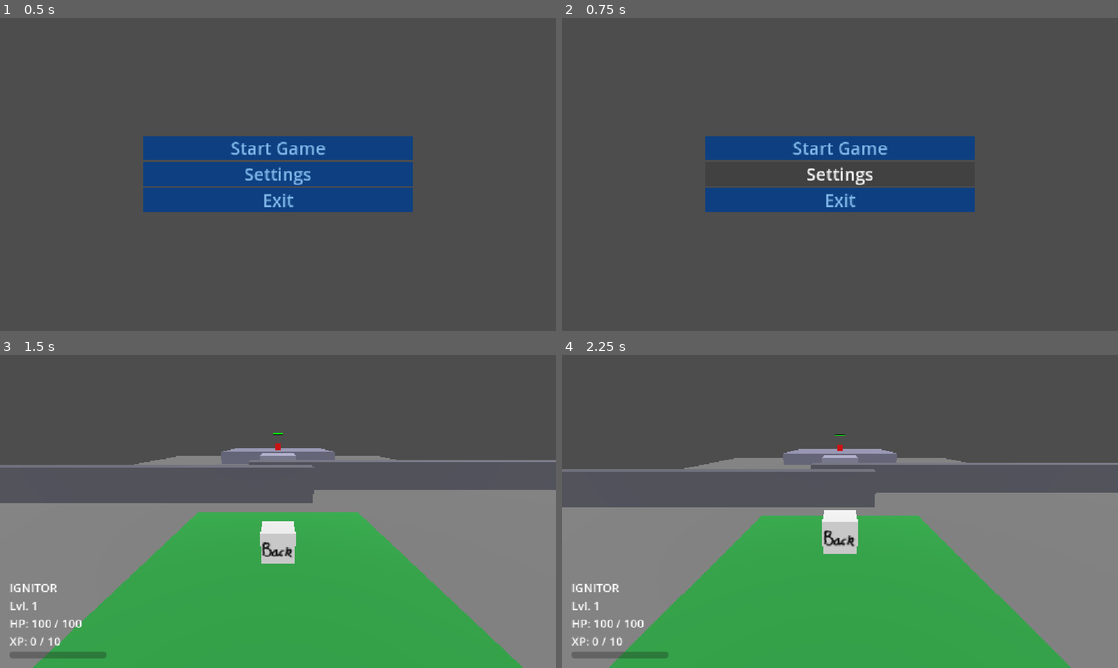
Above: before the commit, frames 1-4 (two rows, left to right).
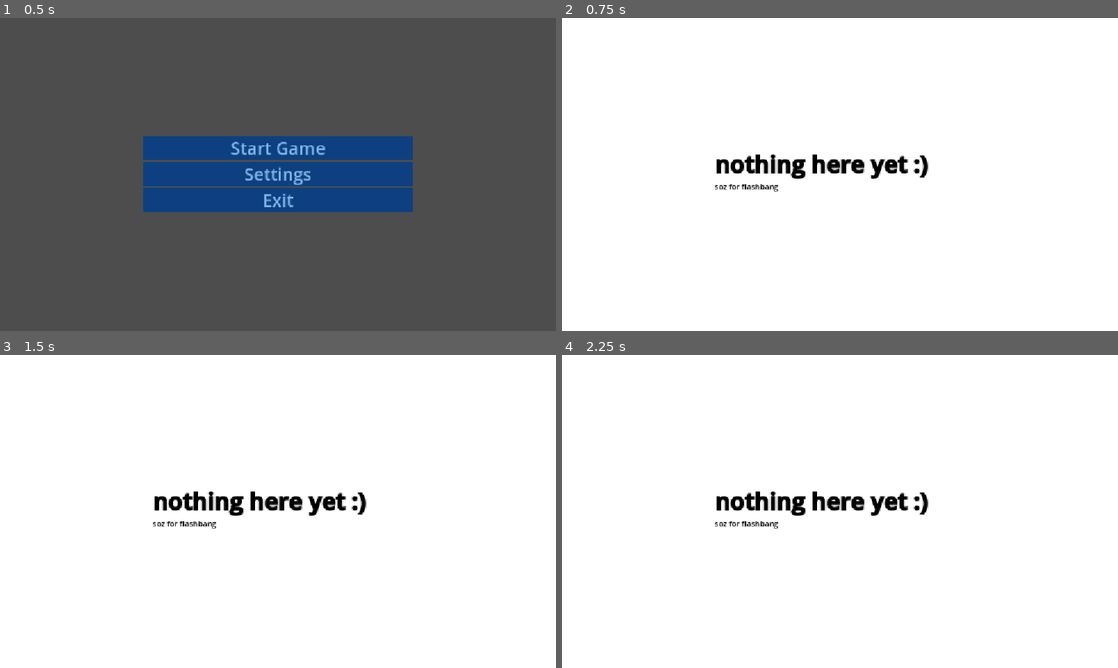
Above: after the commit, the same moments.

Repository: TheLucasus/game-definitely-not-claude
Game: Godot game, scene res://MainMenu.tscn
Two runs of this game, one before a commit and one after it. Both use one fixed random seed, a clock stepped at 60 frames per second and the inputs below.
Inputs (mouse positions are in pixels of both pictures, inside the frame that each line leads up to):
- Up to frame 1 (0.5 s): no input
- Up to frame 2 (0.75 s): click "Settings" at 0.5 s
- Up to frame 3 (1.5 s): click (278, 483) at 1.25 s, where only the run before the commit has a clickable "Start Game"
- Up to frame 4 (2.25 s): tap Enter (ui_accept) at 2 s; hold Right (ui_right) from 2.03 s (still down); tap Space at 2.1 s

Frame 1 is identical in both runs. In frame 2, 100% of the frame differs, in the area x 0-100%, y 0-100%; in frame 3, 99%; in frame 4, 99%.

Commit message:
Add files via upload

Diff:
--- a/camera_pivot.gd
+++ b/camera_pivot.gd
@@ -19,6 +19,9 @@
 
 var target_pitch_degrees = NORMAL_PITCH
 var raise_timer = 0.0
+
+# What the camera follows. null = the player. The flame spirit sets this.
+var follow_target = null
 
 @onready var player = get_node("../Player")
 
@@ -55,8 +58,11 @@
 		target_pitch_degrees = NORMAL_PITCH
 
 func _process(delta):
-	# Smoothly follow the player
-	var target_position = player.global_position + HEIGHT_OFFSET
+	# Smoothly follow the player (or the flame spirit while it is active)
+	var follow = player
+	if is_instance_valid(follow_target):
+		follow = follow_target
+	var target_position = follow.global_position + HEIGHT_OFFSET
 	global_position = global_position.lerp(target_position, FOLLOW_SPEED * delta)
 
 	# Smoothly rotate left/right
--- /dev/null
+++ b/flame_spirit.gd
@@ -0,0 +1,83 @@
+extends CharacterBody3D
+
+signal finished
+
+const SPEED = 7.0
+const ACCELERATION = 30.0
+const LAUNCH_SPEED = 14.0
+const LIFETIME = 3.0
+const RADIUS = 0.5
+const HEIGHT = 1.5
+
+var time_left = LIFETIME
+
+func _ready():
+	# Visual: translucent red cylinder
+	var mesh_instance = MeshInstance3D.new()
+	var mesh = CylinderMesh.new()
+	mesh.top_radius = RADIUS
+	mesh.bottom_radius = RADIUS
+	mesh.height = HEIGHT
+	mesh_instance.mesh = mesh
+	var material = StandardMaterial3D.new()
+	material.shading_mode = BaseMaterial3D.SHADING_MODE_UNSHADED
+	material.transparency = BaseMaterial3D.TRANSPARENCY_ALPHA
+	material.albedo_color = Color(1.0, 0.15, 0.1, 0.5)
+	mesh_instance.material_override = material
+	add_child(mesh_instance)
+
+	# Solid shape (so walls and platforms block it)
+	var collision = CollisionShape3D.new()
+	var shape = CylinderShape3D.new()
+	shape.radius = RADIUS
+	shape.height = HEIGHT
+	collision.shape = shape
+	add_child(collision)
+
+	# The spirit and the other characters (player, enemies) pass through each other
+	for node in get_tree().current_scene.get_children():
+		if node is CharacterBody3D and node != self:
+			add_collision_exception_with(node)
+			node.add_collision_exception_with(self)
+
+func launch(start_position, direction):
+	global_position = start_position
+	velocity = direction.normalized() * LAUNCH_SPEED
+
+func _physics_process(delta):
+	# End after 3 seconds
+	time_left -= delta
+	if time_left <= 0.0:
+		finished.emit()
+		queue_free()
+		return
+
+	if not is_on_floor():
+		velocity += get_gravity() * delta
+
+	var input_side = 0.0
+	var input_forward = 0.0
+	if Input.is_physical_key_pressed(KEY_W):
+		input_forward += 1
+	if Input.is_physical_key_pressed(KEY_S):
+		input_forward -= 1
+	if Input.is_physical_key_pressed(KEY_D):
+		input_side += 1
+	if Input.is_physical_key_pressed(KEY_A):
+		input_side -= 1
+
+	# Movement is relative to the camera, same as the player
+	var camera = get_viewport().get_camera_3d()
+	var forward = -camera.global_transform.basis.z
+	forward.y = 0
+	forward = forward.normalized()
+	var right = camera.global_transform.basis.x
+	right.y = 0
+	right = right.normalized()
+
+	var direction = (right * input_side + forward * input_forward).normalized()
+	var target_velocity = direction * SPEED
+	velocity.x = move_toward(velocity.x, target_velocity.x, ACCELERATION * delta)
+	velocity.z = move_toward(velocity.z, target_velocity.z, ACCELERATION * delta)
+
+	move_and_slide()
--- a/main.tscn
+++ b/main.tscn
@@ -104,6 +104,7 @@
 mesh = SubResource("BoxMesh_34yov")
 
 [node name="SpecialAOE" type="Area3D" parent="Player" unique_id=1699820856]
+visible = false
 
 [node name="CollisionShape3D" type="CollisionShape3D" parent="Player/SpecialAOE" unique_id=500251425]
 shape = SubResource("SphereShape3D_dgwa5")
--- a/main_menu.gd
+++ b/main_menu.gd
@@ -1,21 +1,9 @@
 extends Control
-
-
-# Called when the node enters the scene tree for the first time.
-func _ready() -> void:
-	pass # Replace with function body.
-
-
-# Called every frame. 'delta' is the elapsed time since the previous frame.
-func _process(delta: float) -> void:
-	pass
-
 func _on_start_button_pressed() -> void:
 	get_tree().change_scene_to_file("res://main.tscn")
 
 func _on_settings_button_pressed() -> void:
-	print("settings")
-
+	get_tree().change_scene_to_file("res://settings_menu.tscn")
 
 func _on_exit_button_pressed() -> void:
-	print("exit")
+	get_tree().quit()
--- a/player.gd
+++ b/player.gd
@@ -9,9 +9,18 @@
 const JUMP_VELOCITY = 5.0
 const XP_PER_LEVEL = 10
 const ATTACK_ACTIVE_TIME = 0.15
-const ATTACK_COOLDOWN = 0.35
+const ATTACK_COOLDOWN = 0.1
+const COMBO_WINDOW = 0.6
+const FINISHER_COOLDOWN = 0.4
+const COMBO = [
+	{"kind": "horizontal", "from": -60.0, "to": 60.0},
+	{"kind": "horizontal", "from": 60.0, "to": -60.0},
+	{"kind": "vertical", "from": 70.0, "to": -20.0},
+]
+const SWING_RADIUS = 1.5
 const SPECIAL_ACTIVE_TIME = 0.2
 const SPECIAL_COOLDOWN = 2.0
+const FlameSpirit = preload("res://flame_spirit.gd")
 
 var max_health = 100
 var level = 1
@@ -24,10 +33,19 @@
 var start_rotation = Vector3.ZERO
 var is_attacking = false
 var hit_bodies = []
+var is_swinging = false
+var swing_elapsed = 0.0
+var current_swing = {}
+var combo_step = 0
+var combo_timer = 0.0
+var attack_queued = false
+var hitbox_base_y = 0.0
 var special_on_cooldown = false
+var spirit = null
 var special_hit_bodies = []
 
 @onready var hitbox = $AttackHitbox
+@onready var camera_pivot = get_node("../CameraPivot")
 @onready var hitbox_visual = $AttackHitbox/Visual
 @onready var special_aoe = $SpecialAOE
 @onready var special_visual = $SpecialAOE/Visual
@@ -35,6 +53,7 @@
 func _ready():
 	start_position = global_position
 	start_rotation = rotation
+	hitbox_base_y = hitbox.position.y
 
 	# The hitboxes start switched off and hidden
 	hitbox.monitoring = false
@@ -93,22 +112,68 @@
 	rotation = start_rotation
 	velocity = Vector3.ZERO
 
+# Places the hitbox along the current swing. t goes from 0 (start) to 1 (end).
+func set_swing_pose(swing, t):
+	var angle = deg_to_rad(lerpf(swing["from"], swing["to"], t))
+	if swing["kind"] == "horizontal":
+		hitbox.position = Vector3(-sin(angle) * SWING_RADIUS, hitbox_base_y, -cos(angle) * SWING_RADIUS)
+		hitbox.rotation = Vector3(0, angle, 0)
+	else:
+		hitbox.position = Vector3(0, hitbox_base_y + sin(angle) * SWING_RADIUS, -cos(angle) * SWING_RADIUS)
+		hitbox.rotation = Vector3(angle, 0, 0)
+
+func reset_hitbox_pose():
+	hitbox.position = Vector3(0, hitbox_base_y, -SWING_RADIUS)
+	hitbox.rotation = Vector3.ZERO
+
 func attack():
+	if is_instance_valid(spirit):
+		return
 	if is_attacking:
-		return
+		# Remember one early press and use it as soon as this swing is done
+		attack_queued = true
+		return
+	start_swing()
+
+func start_swing():
 	is_attacking = true
+	attack_queued = false
 	hit_bodies.clear()
+
+	# Continue the combo if the last swing was recent, otherwise start over
+	if combo_timer <= 0.0:
+		combo_step = 0
+	current_swing = COMBO[combo_step]
+
+	swing_elapsed = 0.0
+	is_swinging = true
+	set_swing_pose(current_swing, 0.0)
 	hitbox.monitoring = true
 	hitbox_visual.visible = true
 
-	# Hitbox is active for a short window
+	# The hitbox sweeps along the swing during this window
 	await get_tree().create_timer(ATTACK_ACTIVE_TIME).timeout
+	is_swinging = false
 	hitbox.monitoring = false
 	hitbox_visual.visible = false
-
-	# Then a cooldown before the next attack is allowed
-	await get_tree().create_timer(ATTACK_COOLDOWN).timeout
+	reset_hitbox_pose()
+
+	# Move to the next swing, or finish the combo with a longer recovery
+	var cooldown = ATTACK_COOLDOWN
+	if combo_step >= COMBO.size() - 1:
+		combo_step = 0
+		combo_timer = 0.0
+		cooldown = FINISHER_COOLDOWN
+	else:
+		combo_step += 1
+		combo_timer = COMBO_WINDOW
+
+	await get_tree().create_timer(cooldown).timeout
 	is_attacking = false
+
+	# If Z was pressed during the swing, continue straight away
+	if attack_queued:
+		start_swing()
 
 func _on_hitbox_body_entered(body):
 	if body == self:
@@ -120,21 +185,20 @@
 		body.take_damage(roundi(attack_damage))
 
 func special_attack():
-	if is_attacking or special_on_cooldown:
-		return
-	is_attacking = true
+	if is_attacking or special_on_cooldown or is_instance_valid(spirit):
+		return
 	special_on_cooldown = true
-	special_hit_bodies.clear()
-	special_aoe.monitoring = true
-	special_visual.visible = true
-
-	# The area is active for a short window
-	await get_tree().create_timer(SPECIAL_ACTIVE_TIME).timeout
-	special_aoe.monitoring = false
-	special_visual.visible = false
-	is_attacking = false
-
-	# The special move needs time to recharge
+	var forward = -global_transform.basis.z
+	spirit = FlameSpirit.new()
+	get_parent().add_child(spirit)
+	spirit.launch(global_position + Vector3(0, 0.25, 0) + forward * 1.2, forward)
+	spirit.finished.connect(_on_spirit_finished)
+	camera_pivot.follow_target = spirit
+
+func _on_spirit_finished():
+	camera_pivot.follow_target = null
+	spirit = null
+	# Recharge before the next use
 	await get_tree().create_timer(SPECIAL_COOLDOWN).timeout
 	special_on_cooldown = false
 
@@ -156,11 +220,16 @@
 			attack()
 		if event.keycode == KEY_PERIOD:
 			special_attack()
-		if event.keycode == KEY_SPACE and is_on_floor():
+		if event.keycode == KEY_SPACE and is_on_floor() and not is_instance_valid(spirit):
 			velocity.y = JUMP_VELOCITY
 
 
 func _physics_process(delta):
+	combo_timer = maxf(combo_timer - delta, 0.0)
+	if is_swinging:
+		swing_elapsed += delta
+		var t = clampf(swing_elapsed / ATTACK_ACTIVE_TIME, 0.0, 1.0)
+		set_swing_pose(current_swing, t)
 	if not is_on_floor():
 		velocity += get_gravity() * delta
 	if global_position.y < -20.0:
@@ -176,7 +245,10 @@
 		input_side += 1
 	if Input.is_physical_key_pressed(KEY_A):
 		input_side -= 1
-
+	# Stay still while controlling the flame spirit
+	if is_instance_valid(spirit):
+		input_side = 0.0
+		input_forward = 0.0
 	var camera = get_viewport().get_camera_3d()
 	var forward = -camera.global_transform.basis.z
 	forward.y = 0
--- /dev/null
+++ b/settings_menu.tscn
@@ -0,0 +1,39 @@
+[gd_scene format=3 uid="uid://b6612kyi8yiva"]
+
+[node name="SettingsMenu" type="Control" unique_id=89539025]
+layout_mode = 3
+anchors_preset = 15
+anchor_right = 1.0
+anchor_bottom = 1.0
+grow_horizontal = 2
+grow_vertical = 2
+
+[node name="ColorRect" type="ColorRect" parent="." unique_id=286260962]
+z_index = -1
+layout_mode = 1
+anchors_preset = 15
+anchor_right = 1.0
+anchor_bottom = 1.0
+grow_horizontal = 2
+grow_vertical = 2
+
+[node name="RichTextLabel" type="RichTextLabel" parent="." unique_id=292887287]
+z_index = 1
+layout_mode = 1
+anchors_preset = 8
+anchor_left = 0.5
+anchor_top = 0.5
+anchor_right = 0.5
+anchor_bottom = 0.5
+offset_left = -259.75
+offset_top = -53.75
+offset_right = 259.75
+offset_bottom = 53.75
+grow_horizontal = 2
+grow_vertical = 2
+theme_override_colors/default_color = Color(0, 0, 0, 1)
+theme_override_font_sizes/normal_font_size = 16
+theme_override_font_sizes/bold_font_size = 48
+bbcode_enabled = true
+text = "[b]nothing here yet :)[/b]
+soz for flashbang"
Not shown, added: flame_spirit.gd.uid
